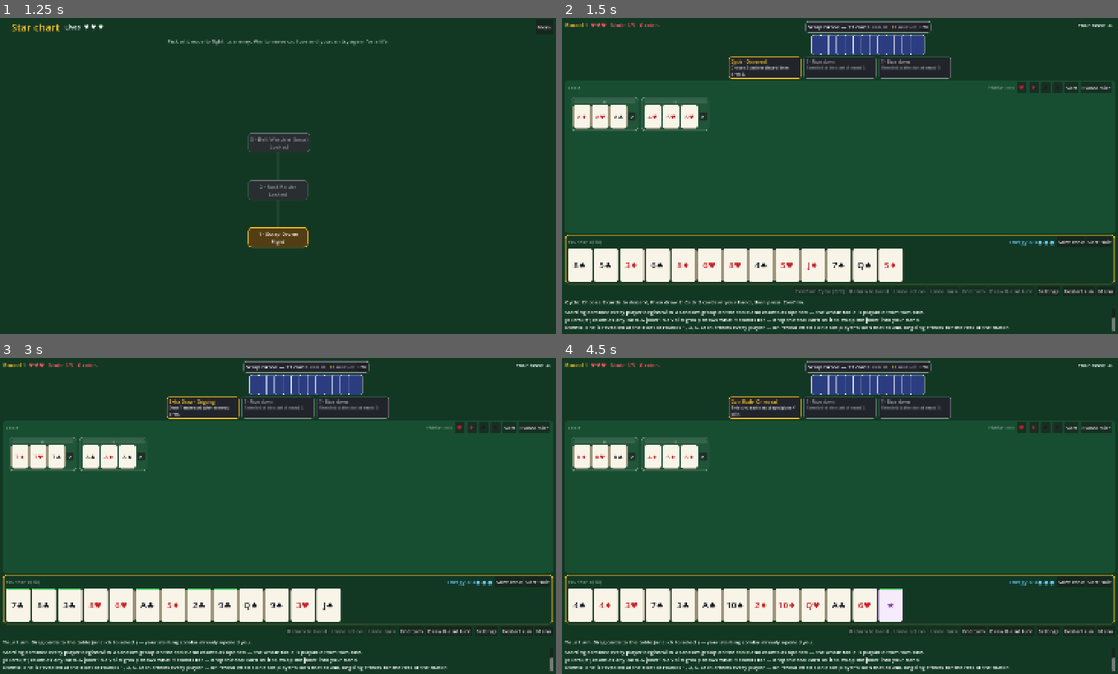
Above: before the commit, frames 1-4 (two rows, left to right).
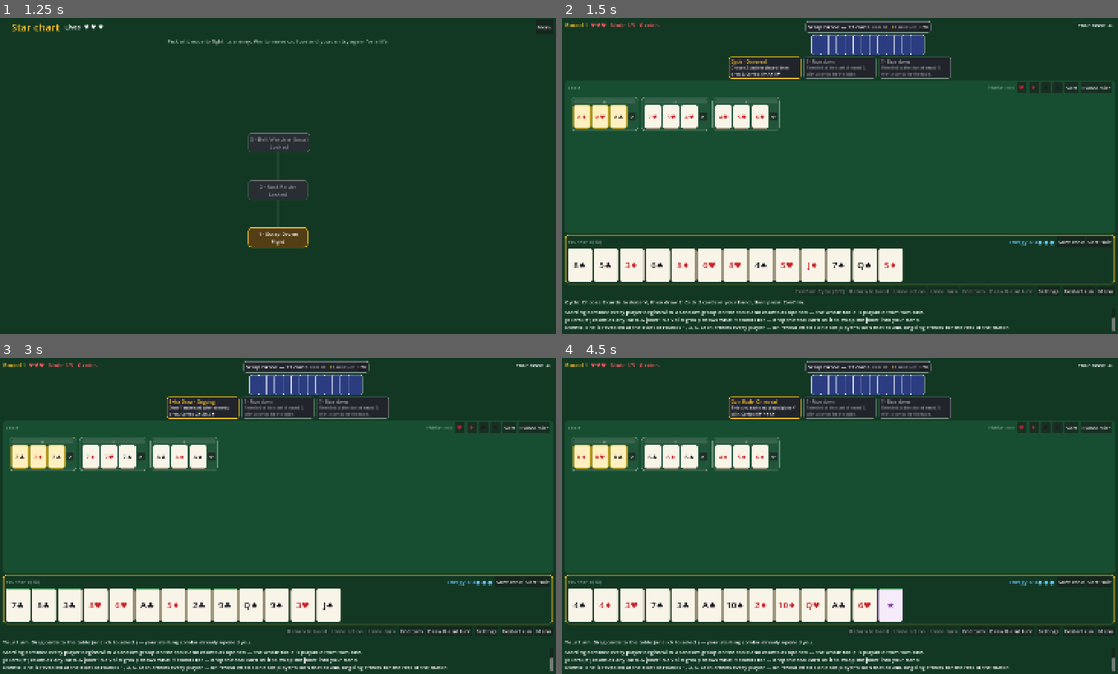
Above: after the commit, the same moments.

Repository: batsling/Machiavelli-Roguelike
Game: Godot game, scene res://scenes/main.tscn
The game is run twice, just before and just after one commit, with the same random seed, the same clock (stepped at 60 frames per second) and the same inputs.
Inputs:
- Up to frame 1 (1.25 s): click "New run" at 0.5 s
- Up to frame 2 (1.5 s): click "1 · Scrap Drone Fight" at 1.25 s
- Up to frame 3 (3 s): click "Restart run" at 2 s; click "1 · Scrap Drone Fight" at 2.75 s
- Up to frame 4 (4.5 s): click "Restart run" at 3.5 s; click "1 · Scrap Drone Fight" at 4.25 s

Frame 1 is identical in both runs. In frame 2, 2.0% of the frame differs, in the area x 1-67%, y 16-36%; in frame 3, 2.0%, in the area x 1-67%, y 17-36%; in frame 4, 2.0%.

Commit message:
Events bring a random combo; Overcharge becomes on reveal +2 max energy
- Every event, when revealed, puts a random valid 3-card group (set or
  run) of fresh cards from outside both decks on the table (deck_owner
  -1), counted into copies_in_play, highlighted gold, named in the log
  and on the event panel.
- Overcharge: on reveal, +2 max energy for the rest of the match
  (PlayerState.bonus_energy), applied on each player's turn of the
  reveal round; upcoming_energy shows it ahead.
- Tests: combo placement/ownership/copies, the new Overcharge numbers,
  card totals that grow by 3 per reveal; README updated.

Co-Authored-By: Claude Opus 5.5 <noreply@anthropic.com>
Claude-Session: https://claude.ai/code/session_01THvVkJRQoV7edcuA7pgAAW

Diff:
--- a/scripts/engine/game_manager.gd
+++ b/scripts/engine/game_manager.gd
@@ -26,7 +26,9 @@
 ##    one at the start of each round listed in event_rounds and affect every
 ##    player — once on each player's turn of the reveal round (on reveal) or for
 ##    the rest of the match (ongoing). A choice an event asks for is a pending
-##    choice the current player resolves (resolve_choice) before playing.
+##    choice the current player resolves (resolve_choice) before playing. Each
+##    event also puts a random three-card combo of fresh cards (from no one's
+##    deck) on the table when it is revealed.
 ##  - First player to empty their hand wins. A player who cannot draw (their
 ##    deck is empty or their hand is at the cap) passes; if every player passes
 ##    in a full round, the game ends and whoever holds the fewest cards wins
@@ -154,6 +156,7 @@
 	revealed_events.clear()
 	for e in event_deck:
 		e.revealed_round = 0
+		e.combo.clear()
 	for i in player_names.size():
 		var p := PlayerState.new()
 		p.player_id = i
@@ -801,7 +804,12 @@
 		return 0
 	if p == current_player() and not is_game_over:
 		return p.max_energy
-	return _energy_ceiling(p.turns_taken + 1) + _ongoing_energy_bonus()
+	var ceiling := _energy_ceiling(p.turns_taken + 1) + p.bonus_energy
+	# An Overcharge revealed this round still adds its bonus on p's turn if that
+	# turn has yet to come this round.
+	if p.player_id > turn_index and _revealed_this_round(MatchEvent.Id.OVERCHARGE):
+		ceiling += MatchEvent.OVERCHARGE_ENERGY
+	return ceiling
 
 func _energy_error(cost: int) -> String:
 	return "Not enough energy — that costs %d and you have %d left this turn." \
@@ -809,14 +817,14 @@
 
 ## Set the current player's energy ceiling as their turn begins: start_energy on
 ## their first turn, energy_per_turn more each turn after, capped at energy_cap,
-## plus any event bonus (Overcharge's +1 while it is in force, Surge's +3 on its
-## reveal turn — bonuses may go past the cap).
+## plus any event bonus (Overcharge's +2 for good, Surge's +3 on its reveal
+## turn — bonuses may go past the cap).
 func _refill_energy(p: PlayerState) -> void:
 	p.turns_taken += 1
 	if not energy_on():
 		p.max_energy = 0
 		return
-	p.max_energy = _energy_ceiling(p.turns_taken) + _ongoing_energy_bonus()
+	p.max_energy = _energy_ceiling(p.turns_taken) + p.bonus_energy
 	if _revealed_this_round(MatchEvent.Id.SURGE):
 		p.max_energy += MatchEvent.SURGE_ENERGY
 
@@ -824,9 +832,6 @@
 func _energy_ceiling(turn: int) -> int:
 	var ceiling := start_energy + (turn - 1) * energy_per_turn
 	return mini(ceiling, energy_cap) if energy_cap > 0 else ceiling
-
-func _ongoing_energy_bonus() -> int:
-	return 1 if is_event_active(MatchEvent.Id.OVERCHARGE) else 0
 
 # --- Ending the turn --------------------------------------------------------
 
@@ -1019,7 +1024,7 @@
 	if e.id == MatchEvent.Id.SURGE and energy_on():
 		p.max_energy += MatchEvent.SURGE_ENERGY
 	elif e.id == MatchEvent.Id.OVERCHARGE and energy_on():
-		p.max_energy += 1
+		p.max_energy += MatchEvent.OVERCHARGE_ENERGY
 	_hand_snapshot = p.hand.duplicate()
 	board_changed.emit()
 	return true
@@ -1076,10 +1081,22 @@
 	var e: MatchEvent = _pending_choice["event"]
 	return "Resolve the %s event first: %s" % [e.title, e.text]
 
+## Turn `e` face up and put its combo on the table: a random valid group of
+## fresh cards from outside every deck (built now, from the first player's deck
+## rng so a seeded game replays exactly), counted into copies_in_play.
 func _reveal(e: MatchEvent) -> MatchEvent:
 	e.revealed_round = round_number
 	revealed_events.append(e)
+	if e.combo.is_empty():
+		e.combo = MatchEvent.random_combo(players[0].deck.rng)
+	var meld := CardSet.new()
+	for c in e.combo:
+		meld.add_card(c)
+		var key := "%d,%s" % [c.rank, c.suit]
+		_copies[key] = _copies.get(key, 0) + 1
+	board.melds.append(meld)
 	event_revealed.emit(e)
+	board_changed.emit()
 	return e
 
 ## True when an on-reveal event of this id was revealed this round — its "this
@@ -1109,9 +1126,12 @@
 		if not e.is_ongoing() and e.revealed_round == round_number:
 			_apply_reveal(p, e)
 
-## The once-per-player part of an on-reveal event that needs the player: Cycle
-## and Gift queue a choice (Surge and Coin Rush are read where they apply).
+## The once-per-player part of an on-reveal event: Overcharge raises the
+## player's max energy for good, Cycle and Gift queue a choice (Surge and Coin
+## Rush are read where they apply).
 func _apply_reveal(p: PlayerState, e: MatchEvent) -> void:
+	if e.id == MatchEvent.Id.OVERCHARGE:
+		p.bonus_energy += MatchEvent.OVERCHARGE_ENERGY
 	var count := 0
 	if e.id == MatchEvent.Id.CYCLE:
 		count = mini(MatchEvent.CHOICE_COUNT, p.hand.size())
--- a/scripts/engine/match_event.gd
+++ b/scripts/engine/match_event.gd
@@ -12,7 +12,11 @@
 ##    ("choose 2 cards ...") becomes a pending choice the player resolves before
 ##    they play (GameManager.pending_choice / resolve_choice).
 ##  - ONGOING events stay in force for the rest of the match.
-## GameManager applies the rules; this class only names and describes them.
+## Every event also comes with a combo: a random valid three-card group built
+## from fresh cards that belong to neither player's deck (Card.deck_owner -1).
+## It joins the table the moment the event is revealed, for anyone to build on.
+## GameManager applies the rules; this class names and describes them and
+## builds the combos.
 
 enum Kind { ON_REVEAL, ONGOING }
 
@@ -20,7 +24,7 @@
 	CYCLE,        # on reveal: choose 2 cards to discard, then draw 2
 	GIFT,         # on reveal: choose 2 cards to give to the opponent
 	SURGE,        # on reveal: +3 energy this turn
-	OVERCHARGE,   # ongoing: +1 max energy
+	OVERCHARGE,   # on reveal: +2 max energy for the rest of the match
 	EXTRA_DRAW,   # ongoing: draw 1 more whenever you draw
 	ATTRITION,    # ongoing: discard 1 random card at the start of your turn
 	COIN_RUSH,    # on reveal: this turn each card played gives +1 coin
@@ -31,6 +35,10 @@
 const CHOICE_COUNT := 2
 ## Bonus energy SURGE gives on the reveal turn.
 const SURGE_ENERGY := 3
+## Max energy OVERCHARGE adds, for good, on each player's reveal turn.
+const OVERCHARGE_ENERGY := 2
+## The deck_owner of combo cards: they come from outside every player's deck.
+const NO_OWNER := -1
 
 var id: Id = Id.CYCLE
 var kind: Kind = Kind.ON_REVEAL
@@ -38,6 +46,9 @@
 var text := ""
 ## The round this event was revealed in, or 0 while it is still face down.
 var revealed_round := 0
+## The combo this event puts on the table when revealed (built then, so it
+## stays secret while the event is face down); empty until revealed.
+var combo: Array[Card] = []
 
 func _init(id_value: Id = Id.CYCLE) -> void:
 	id = id_value
@@ -51,7 +62,8 @@
 		Id.SURGE:
 			_describe(Kind.ON_REVEAL, "Surge", "Gain +%d energy this turn." % SURGE_ENERGY)
 		Id.OVERCHARGE:
-			_describe(Kind.ONGOING, "Overcharge", "+1 max energy.")
+			_describe(Kind.ON_REVEAL, "Overcharge",
+				"+%d max energy for the rest of the match." % OVERCHARGE_ENERGY)
 		Id.EXTRA_DRAW:
 			_describe(Kind.ONGOING, "Extra Draw", "Draw 1 more card whenever you draw.")
 		Id.ATTRITION:
@@ -77,6 +89,42 @@
 func kind_label() -> String:
 	return "Ongoing" if is_ongoing() else "On reveal"
 
+## "7♥ 8♥ 9♥" — the combo's cards, for the event panel and the log.
+func combo_label() -> String:
+	var parts := PackedStringArray()
+	for c in combo:
+		parts.append(c.label())
+	return " ".join(parts)
+
+## A random valid three-card group of fresh natural cards from outside every
+## deck: an even coin flip between a set (one rank, three different suits) and a
+## run (one suit, three consecutive ranks, ace low). Drawn from `rng`.
+static func random_combo(rng: RandomNumberGenerator) -> Array[Card]:
+	var out: Array[Card] = []
+	if rng.randi_range(0, 1) == 0:
+		var rank := rng.randi_range(1, 13)
+		var suits := Deck.SUITS.duplicate()
+		for i in range(suits.size() - 1, 0, -1):
+			var j := rng.randi_range(0, i)
+			var tmp: String = suits[i]
+			suits[i] = suits[j]
+			suits[j] = tmp
+		for i in 3:
+			out.append(_combo_card(rank, suits[i]))
+	else:
+		var suit: String = Deck.SUITS[rng.randi_range(0, Deck.SUITS.size() - 1)]
+		var start := rng.randi_range(1, 11)
+		for i in 3:
+			out.append(_combo_card(start + i, suit))
+	return out
+
+static func _combo_card(rank: int, suit: String) -> Card:
+	var c := Card.new()
+	c.rank = rank
+	c.suit = suit
+	c.deck_owner = NO_OWNER
+	return c
+
 ## A fresh copy of every event in the pool.
 static func pool() -> Array[MatchEvent]:
 	var out: Array[MatchEvent] = []
--- a/scripts/engine/player_state.gd
+++ b/scripts/engine/player_state.gd
@@ -13,6 +13,9 @@
 @export var max_energy: int = 0
 # How many turns this player has started this game; drives max_energy.
 @export var turns_taken: int = 0
+# Max energy added for good by events this match (Overcharge's +2), on top of
+# the turn-by-turn ceiling.
+@export var bonus_energy: int = 0
 # Coins earned this match (the Coin Rush event, for now). A run banks the
 # player's coins when the match ends (RunState.coins).
 @export var coins: int = 0
--- a/scripts/ui/main_ui.gd
+++ b/scripts/ui/main_ui.gd
@@ -1272,8 +1272,13 @@
 		+ "or click to select, then use \"+ New group\".")
 	_refresh()
 
+## Log the event and its combo, and light the combo up in gold like an enemy
+## move, so the new group on the felt is easy to spot.
 func _on_event_revealed(event: MatchEvent) -> void:
-	_log("[b]Event revealed — %s[/b] (%s): %s" % [event.title, event.kind_label(), event.text])
+	_log("[b]Event revealed — %s[/b] (%s): %s Its combo joins the table: %s."
+		% [event.title, event.kind_label(), event.text, event.combo_label()])
+	for c in event.combo:
+		highlighted[c] = true
 
 ## Event discards are public (they go face up to the deck's discard pile).
 func _on_cards_discarded(p: PlayerState, cards: Array[Card]) -> void:
--- a/scripts/ui/table_view.gd
+++ b/scripts/ui/table_view.gd
@@ -57,11 +57,13 @@
 	_ui.events_row.visible = not gm.revealed_events.is_empty() or not upcoming.is_empty()
 	for e in gm.revealed_events:
 		var live := e.is_ongoing() or e.revealed_round == gm.round_number
-		_ui.events_row.add_child(_make_event_panel(e.title, e.kind_label(), e.text,
+		_ui.events_row.add_child(_make_event_panel(e.title, e.kind_label(),
+			"%s Combo: %s" % [e.text, e.combo_label()],
 			UITheme.COL_CHIP_ACTIVE if live else Color(1, 1, 1, 0.15), live))
 	for slot: Dictionary in upcoming:
 		_ui.events_row.add_child(_make_event_panel("?", "Face down",
-			"Revealed at the start of round %d." % slot["round"], Color(1, 1, 1, 0.15), false))
+			"Revealed at the start of round %d, with a combo for the table." % slot["round"],
+			Color(1, 1, 1, 0.15), false))
 
 func _make_event_panel(title: String, kind: String, body: String, edge: Color,
 		live: bool) -> PanelContainer:
--- a/tests/smoke_test.gd
+++ b/tests/smoke_test.gd
@@ -1326,6 +1326,31 @@
 	if revealed_by_round != {1: 1, 2: 1, 3: 2, 4: 2, 5: 3}:
 		printerr("events: wrong reveal schedule %s" % str(revealed_by_round))
 		ok = false
+	# Each reveal put its combo on the table: three valid groups of fresh cards
+	# from outside both decks, counted as extra copies.
+	if gm.board.melds.size() != 3:
+		printerr("events: 3 reveals should put 3 combos on the table, got %d"
+			% gm.board.melds.size())
+		ok = false
+	for e in gm.revealed_events:
+		var meld := gm.board.meld_of(e.combo[0])
+		if e.combo.size() != 3 or meld == null or not meld.is_valid():
+			printerr("events: %s's combo should be a valid 3-card group on the table" % e.title)
+			ok = false
+		for c in e.combo:
+			if c.deck_owner != MatchEvent.NO_OWNER or c.is_joker \
+					or gm.players[0].deck.cards.has(c) or gm.players[1].deck.cards.has(c):
+				printerr("events: combo cards must be fresh naturals from no one's deck")
+				ok = false
+	var combo_card := gm.revealed_events[0].combo[0]
+	var extra := 0
+	for e in gm.revealed_events:
+		for c in e.combo:
+			if c.rank == combo_card.rank and c.suit == combo_card.suit:
+				extra += 1
+	if gm.copies_in_play(combo_card.rank, combo_card.suit) != 2 + extra:
+		printerr("events: combo cards should count as extra copies in play")
+		ok = false
 	gm.free()
 
 	# Cycle: a choice of 2 that blocks play until resolved, then discard 2, draw 2.
@@ -1393,15 +1418,19 @@
 		ok = false
 	gm.free()
 
-	# Overcharge: +1 max energy for the rest of the match, shown ahead too.
+	# Overcharge: on reveal, +2 max energy for good, shown ahead for P1 too.
 	gm = _event_gm([ev.OVERCHARGE])
-	if gm.players[0].max_energy != 4 or gm.upcoming_energy(gm.players[1]) != 4:
-		printerr("events: Overcharge should make the first turn 4 for everyone")
+	if gm.players[0].max_energy != 5 or gm.upcoming_energy(gm.players[1]) != 5:
+		printerr("events: Overcharge should make the first turn 5 for everyone")
 		ok = false
 	gm.draw_and_end_turn()
+	if gm.players[1].max_energy != 5:
+		printerr("events: Overcharge should reach P1 on its turn of the round")
+		ok = false
 	gm.draw_and_end_turn()
-	if gm.players[0].max_energy != 5:
-		printerr("events: Overcharge should make P0's second turn 5")
+	if gm.players[0].max_energy != 6 or gm.upcoming_energy(gm.players[1]) != 6:
+		printerr("events: Overcharge's +2 should last (P0's second turn 6, got %d)"
+			% gm.players[0].max_energy)
 		ok = false
 	gm.free()
 
@@ -1460,7 +1489,7 @@
 	gm.event_rounds = [5]
 	gm.setup(["P0", "P1"], 13, 3)
 	if not gm.revealed_events.is_empty() or not gm.reveal_next_event() \
-			or gm.players[0].max_energy != 6:
+			or gm.players[0].max_energy != 6 or gm.board.melds.size() != 1:
 		printerr("events: an early Surge should give the current player 6 energy")
 		ok = false
 	gm.free()
@@ -1483,7 +1512,8 @@
 	var titles := PackedStringArray()
 	for e in gm.revealed_events + gm.event_deck:
 		titles.append(e.title)
-	var total_cards := _cards_in_game(gm)
+	# Each reveal adds its 3-card combo to the game.
+	var base_cards := _cards_in_game(gm) - 3 * gm.revealed_events.size()
 	var turns := 0
 	var profile := AIProfile.new(1.0, 0.0, 1.0, seed_value)
 	while not gm.is_game_over and turns < MAX_TURNS:
@@ -1504,7 +1534,8 @@
 		else:
 			gm.draw_and_end_turn()
 		turns += 1
-		if not gm.board.all_valid() or _cards_in_game(gm) != total_cards:
+		if not gm.board.all_valid() \
+				or _cards_in_game(gm) != base_cards + 3 * gm.revealed_events.size():
 			printerr("event game %d: invalid table or card count after turn %d"
 				% [seed_value, turns])
 			return false
--- a/tests/ui_mode_check.gd
+++ b/tests/ui_mode_check.gd
@@ -52,8 +52,8 @@
 		ok = false
 	# 3 energy on the first turn, plus whatever the round-1 event adds.
 	var first_energy := 3
-	if gm.is_event_active(MatchEvent.Id.OVERCHARGE):
-		first_energy += 1
+	if gm.revealed_events[0].id == MatchEvent.Id.OVERCHARGE:
+		first_energy += MatchEvent.OVERCHARGE_ENERGY
 	if gm.revealed_events[0].id == MatchEvent.Id.SURGE:
 		first_energy += MatchEvent.SURGE_ENERGY
 	if not gm.energy_on() or gm.players[0].max_energy != first_energy \
@@ -77,7 +77,8 @@
 		if jokers != 2:
 			printerr("%s's deck should hold 2 jokers, found %d" % [p.display_name, jokers])
 			ok = false
-	if gm.board.melds.size() != 2 or not gm.players[0].has_opened:
+	# Two starting combos plus the round-1 event's combo.
+	if gm.board.melds.size() != 3 or not gm.players[0].has_opened:
 		printerr("starting combos should open both players with a meld each")
 		ok = false
 	if ui.energy_slot.get_child_count() != 1 + first_energy:
Not shown, changed: README.md
